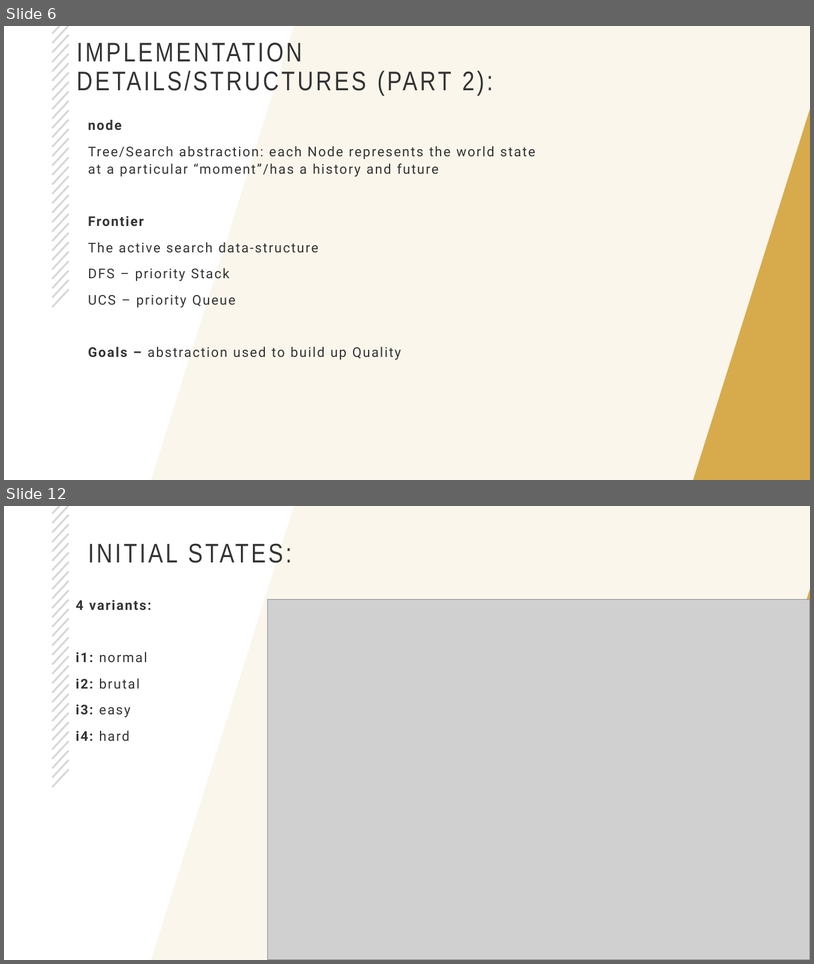
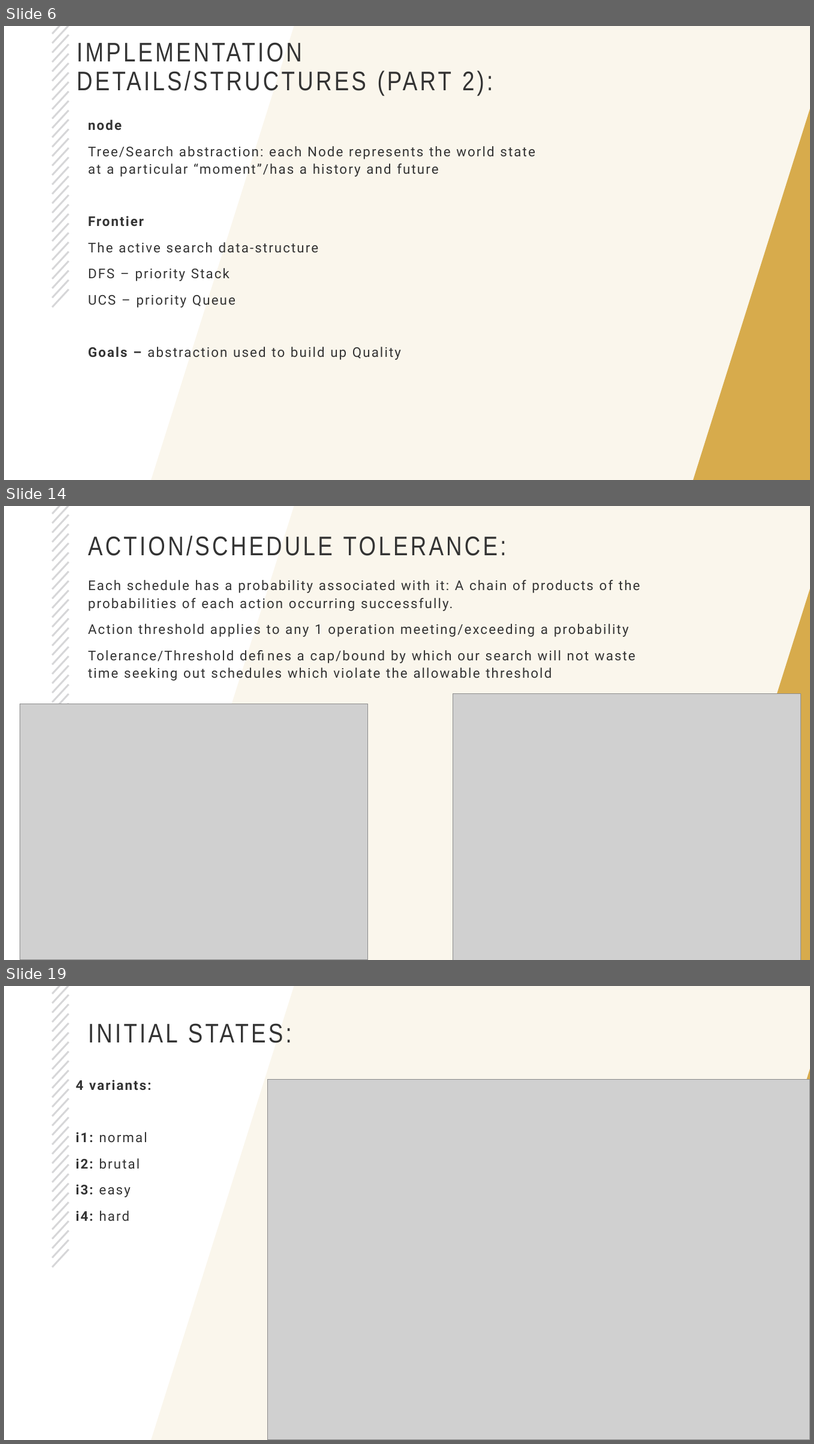
Before and after one commit to rich-java-dev/world-trade-ai-part1, a slide deck: CS5260-part1.pptx. Shown one above the other, each under a label of ours: slides 6 and 12 before the commit, slides 6, 14 and 19 after it; the slides between them are not shown. The pictures are 814x964 and 814x1444 pixels, drawn with LibreOffice and Linux fonts; fonts in the diff are those of the drawing; grey boxes stand for pictures; background and template pictures are left out. Boxes give left, top, right and bottom in pixels: in the first picture for what was removed or moved away, otherwise in the second. Text is boxed around its words. In the diff, an @@ line names an element or a change of style, - is before the commit and + after.

```diff
--- a/CS5260-part1.pptx
+++ b/CS5260-part1.pptx
@@ slide 14 added at [4, 506, 810, 960], background #FFFFFF; not listed: 25 template elements that a slide beside it also shows @@
@@ title added at [88, 535, 507, 556], 32 pt, text #333333 @@
+ACTION/SCHEDULE TOLERANCE:
@@ text added at [88, 580, 641, 681], 16 pt, text #333333 @@
+Each schedule has a probability associated with it: A chain of products of the probabilities of each action occurring successfully.
+Action threshold applies to any 1 operation meeting/exceeding a probability
+Tolerance/Threshold defines a cap/bound by which our search will not waste time seeking out schedules which violate the allowable threshold
@@ picture added at [453, 694, 801, 960] @@
@@ picture added at [20, 704, 368, 960] @@
@@ what was slide 12 is now slide 19 @@
```
Also in this commit, not shown: 3 slides changed, 15 other slides added, 5 slides removed, 15 other files.
